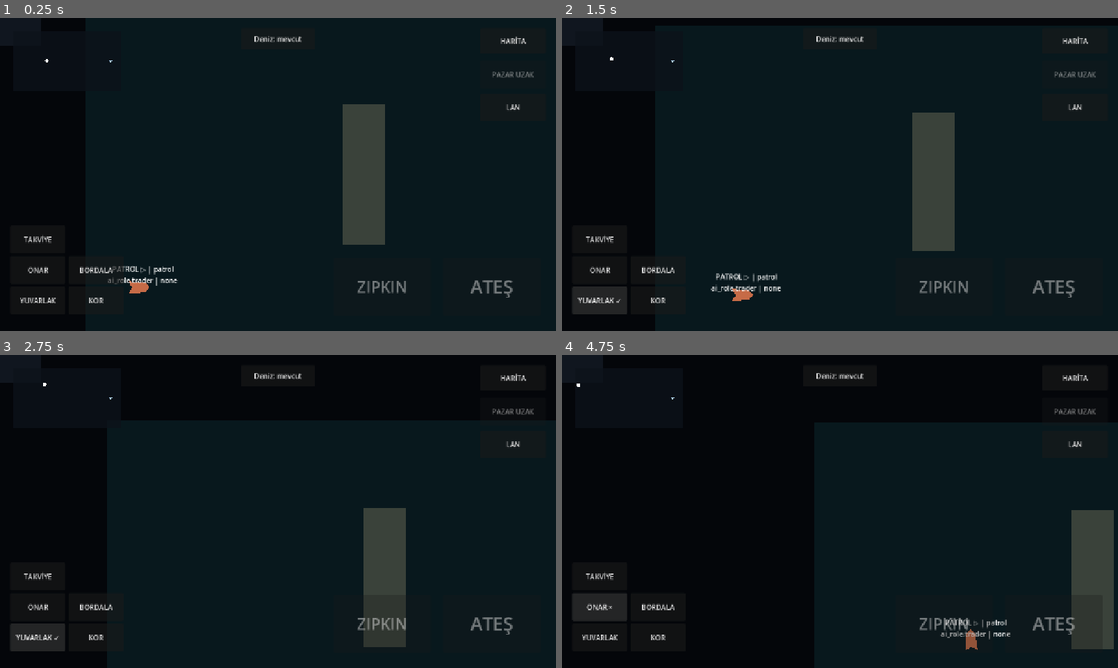
Above: before the commit, frames 1-4 (two rows, left to right).
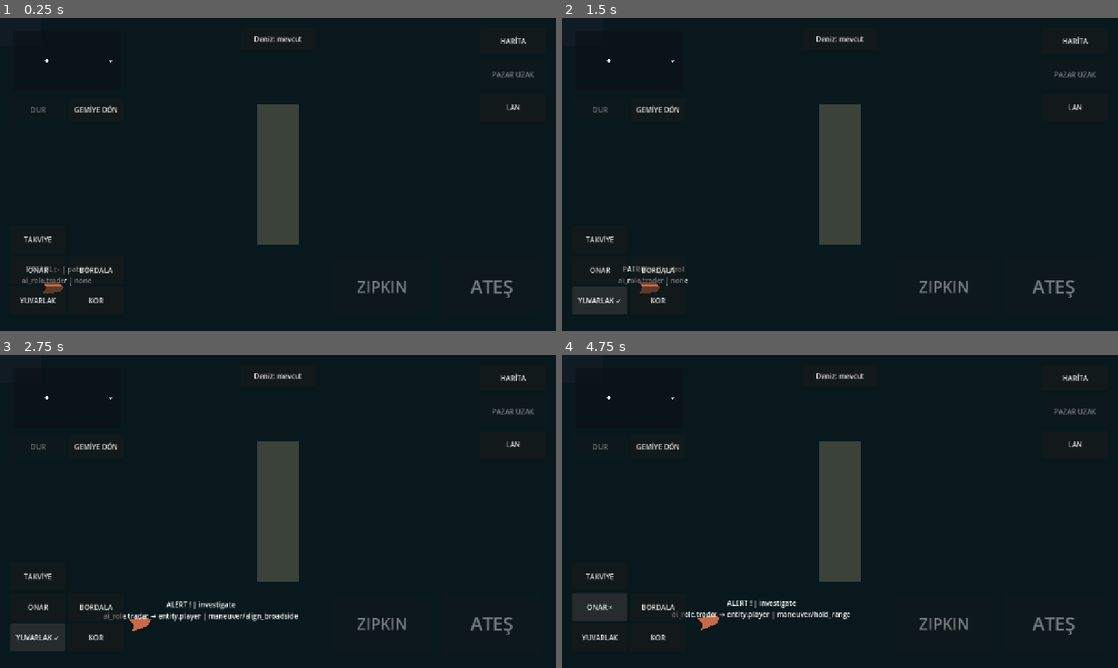
Above: after the commit, the same moments.

Repository: TheOsmanYILDIRIM/SeaCraft
Game: Godot game, scene res://src/presentation/bootstrap.tscn
The game is run twice, just before and just after one commit, with the same random seed, the same clock (stepped at 60 frames per second) and the same inputs.
Inputs (mouse positions are in pixels of both pictures, inside the frame that each line leads up to):
- Up to frame 1 (0.25 s): no input
- Up to frame 2 (1.5 s): click (656, 108) at 0.5 s, where only the run after the commit has a clickable "GEMİYE DÖN"; click "YUVARLAK" at 1.25 s
- Up to frame 3 (2.75 s): click "YUVARLAK ✓" at 2 s
- Up to frame 4 (4.75 s): click "KOR" at 2.75 s; click "KOR ✓" at 3.5 s; click "ONAR" at 4.25 s

The runs differ from the first frame. In frame 1, 7.6% of the frame differs, in the area x 4-70%, y 27-88%; in frame 2, 7.6%; in frame 3, 7.5%; in frame 4, 7.9%, in the area x 2-100%, y 9-95%.

Commit message:
PLAY-01: prioritize playable surface loop; correct rendered camera hit testing and mobile helm controls

Diff:
--- a/src/presentation/bootstrap.gd
+++ b/src/presentation/bootstrap.gd
@@ -61,6 +61,9 @@
 var _market_anchor: SectorAnchor
 var _mode_button: Button
 var _surface_sprite: Sprite2D
+var _helm_stop: CombatFireButton
+var _helm_center: CombatFireButton
+var _destination_marker: Line2D
 var _lan_host: ProductionLanHost
 var _lan_remote_motor: ShipMotor
 var _lan_saved_state: Dictionary = {}
@@ -170,6 +173,7 @@
 	_setup_visual_pilot()
 	_setup_lan_ui()
 	_setup_mode_ui()
+	_setup_helm_ui()
 	_refresh_mode_presentation()
 	ANDROID_TRACE.record("bootstrap", "world ready")
 	($InputController as GameplayInputController).ui_hit_test = _ui_captures_touch
@@ -237,6 +241,7 @@
 	_refresh_market_access()
 	_refresh_mode_button()
 	_advance_lan_route()
+	_refresh_helm()
 	if _map_overlay != null:
 		_map_overlay.set_player_world_position(position_now)
 	if _npc_motor != null and _combat != null and _combat.is_alive(PRACTICE_TARGET):
@@ -296,6 +301,7 @@
 		_diag_physics_left = 12
 	if accepted:
 		_save_service.mark_dirty()
+		_refresh_helm()
 
 
 func _setup_combat(sector: SectorRuntime) -> void:
@@ -762,6 +768,7 @@
 
 func _process(_delta: float) -> void:
 	_refresh_lan_ui()
+	_refresh_helm()
 	if _save_service.is_dirty() and Time.get_ticks_msec() - _last_attempt_ms >= CHECKPOINT_INTERVAL_MS:
 		_flush_checkpoint()
 
@@ -836,6 +843,8 @@
 	_build_sector_geometry(_world.active())
 	_sync_sector_local_presentation()
 	_refresh_mode_presentation()
+	($GameplayCamera as GameplayCamera).recenter()
+	_refresh_helm()
 	if _map_overlay != null:
 		_map_overlay.configure_minimap(_world.active().presentation_snapshot(), _ship_motor.global_position)
 	_save_service.mark_dirty()
@@ -1263,6 +1272,64 @@
 	get_tree().change_scene_to_file("res://src/presentation/lan_guest.tscn")
 
 
+func _setup_helm_ui() -> void:
+	var camera := $GameplayCamera as GameplayCamera
+	camera.set_follow_target(_ship_motor)
+	camera.set_world_limits(active_sector().bounds)
+	camera.recenter()
+	_destination_marker = Line2D.new()
+	_destination_marker.name = "Play01Destination"
+	_destination_marker.width = 2.5
+	_destination_marker.default_color = Color(0.35, 0.9, 0.85, 0.9)
+	for index in range(33):
+		_destination_marker.add_point(Vector2.from_angle(TAU * float(index) / 32.0) * 18.0)
+	add_child(_destination_marker)
+	_helm_stop = _helm_button("Play01Stop", "DUR", func() -> void:
+		_on_gameplay_command(GameplayCommand.cancel())
+	)
+	_helm_center = _helm_button("Play01Center", "GEMİYE DÖN", camera.recenter)
+	get_viewport().size_changed.connect(_layout_helm)
+	_layout_helm()
+	_refresh_helm()
+
+
+func _helm_button(node_name: String, label: String, action: Callable) -> CombatFireButton:
+	var button := CombatFireButton.new()
+	button.name = node_name
+	button.text = label
+	button.size = Vector2(126, 54)
+	button.focus_mode = Control.FOCUS_NONE
+	button.mouse_filter = Control.MOUSE_FILTER_STOP
+	button.touch_captured.connect(($InputController as GameplayInputController).reset_touch)
+	button.pressed.connect(action)
+	$UI.add_child(button)
+	return button
+
+
+func _layout_helm() -> void:
+	var safe := get_viewport_rect()
+	if OS.has_feature("android"):
+		var window := Rect2i(DisplayServer.window_get_position(), DisplayServer.window_get_size())
+		var pixels := window.intersection(DisplayServer.get_display_safe_area())
+		if pixels.has_area():
+			pixels.position -= window.position
+			safe = safe.intersection(SafeAreaMath.display_safe_area_to_logical(Rect2(pixels), Vector2(1280, 720), Vector2(window.size)))
+	_helm_stop.position = safe.position + Vector2(24, 184)
+	_helm_center.position = _helm_stop.position + Vector2(134, 0)
+
+
+func _refresh_helm() -> void:
+	if not is_instance_valid(_helm_stop):
+		return
+	var modal := _world_map_open or _market_open or (_lan_menu != null and _lan_menu.visible)
+	_helm_stop.visible = not modal
+	_helm_center.visible = not modal
+	_helm_stop.disabled = not _ship_motor.has_target() and _ship_motor.velocity.length() <= 0.5
+	_destination_marker.visible = _ship_motor.has_target() and not modal
+	if _destination_marker.visible:
+		_destination_marker.global_position = _ship_motor.target_world_position()
+
+
 func _setup_mode_ui() -> void:
 	_mode_button = Button.new()
 	_mode_button.name = "Prg06ModeButton"
@@ -1495,6 +1562,7 @@
 func _build_sector_geometry(sector: SectorRuntime) -> void:
 	if _sector_geometry != null:
 		_sector_geometry.queue_free()
+	($GameplayCamera as GameplayCamera).set_world_limits(sector.bounds)
 	var geometry := Node2D.new()
 	geometry.name = "ActiveSectorGeometry"
 	geometry.z_index = -1
--- a/src/presentation/camera/gameplay_camera.gd
+++ b/src/presentation/camera/gameplay_camera.gd
@@ -42,14 +42,17 @@
 
 
 func pan_world_delta(world_delta: Vector2) -> void:
-	_state.position = global_position
+	_state.position = get_screen_center_position()
 	_state.pan_world_delta(world_delta)
 	global_position = _state.position
+	reset_smoothing()
+	force_update_scroll()
 
 
 func zoom_by(factor: float) -> void:
 	_state.zoom_value = zoom.x
 	zoom = Vector2.ONE * _state.zoom_by(factor)
+	force_update_scroll()
 
 
 func recenter() -> void:
@@ -57,6 +60,8 @@
 		_state.set_follow_target_position(_follow_target.global_position)
 	_state.recenter()
 	global_position = _state.position
+	reset_smoothing()
+	force_update_scroll()
 
 
 func set_follow_target(target: Node2D) -> void:
@@ -74,29 +79,18 @@
 	global_position = _state.position
 
 
+# Use the actual rendered canvas, not the camera's unsmoothed node position.
+# Limits, smoothing and viewport resize can make those two centers differ.
 func screen_to_world_position(screen_position: Vector2) -> Vector2:
-	return CAMERA_MATH.screen_to_world(
-		screen_position,
-		global_position,
-		zoom,
-		get_viewport_rect().size
-	)
+	return get_canvas_transform().affine_inverse() * screen_position
 
 
 func world_to_screen_position(world_position: Vector2) -> Vector2:
-	return CAMERA_MATH.world_to_screen(
-		world_position,
-		global_position,
-		zoom,
-		get_viewport_rect().size
-	)
+	return get_canvas_transform() * world_position
 
 
 func screen_delta_to_world_delta(screen_delta: Vector2) -> Vector2:
-	return screen_delta / Vector2(
-		max(abs(zoom.x), CAMERA_MATH.MIN_ZOOM_COMPONENT),
-		max(abs(zoom.y), CAMERA_MATH.MIN_ZOOM_COMPONENT)
-	)
+	return get_canvas_transform().affine_inverse().basis_xform(screen_delta)
 
 
 func is_follow_mode() -> bool:
--- a/tests/unit/test_fnd03_input_camera.gd
+++ b/tests/unit/test_fnd03_input_camera.gd
@@ -380,3 +380,69 @@
 	controller._process_android_mouse_fallback(release)
 	assert_eq(commands.size(), 1)
 	assert_eq(commands[0]["type"], COMMANDS.CAMERA_PAN)
+
+
+func test_play01_rendered_canvas_hit_test_with_camera_limits_and_smoothing() -> void:
+	var viewport := SubViewport.new()
+	viewport.size = Vector2i(640, 360)
+	add_child_autofree(viewport)
+	var root := Node2D.new()
+	viewport.add_child(root)
+	var camera := GameplayCamera.new()
+	root.add_child(camera)
+	camera.make_current()
+	camera.set_world_limits(Rect2(-640, -360, 1280, 720))
+	camera.global_position = Vector2(630, 320)
+	camera.reset_smoothing()
+	camera.force_update_scroll()
+	var marker := Node2D.new()
+	marker.position = Vector2(390, 180)
+	root.add_child(marker)
+	await get_tree().process_frame
+	var rendered := marker.get_global_transform_with_canvas().origin
+	assert_lt(camera.screen_to_world_position(rendered).distance_to(marker.global_position), 0.01)
+	assert_lt(camera.world_to_screen_position(marker.global_position).distance_to(rendered), 0.01)
+	camera.global_position = Vector2(-400, -180)
+	camera.force_update_scroll()
+	rendered = marker.get_global_transform_with_canvas().origin
+	assert_lt(camera.screen_to_world_position(rendered).distance_to(marker.global_position), 0.01)
+	camera.zoom_by(1.5)
+	rendered = marker.get_global_transform_with_canvas().origin
+	assert_lt(camera.screen_to_world_position(rendered).distance_to(marker.global_position), 0.01)
+	camera.set_follow_target(marker)
+	camera.recenter()
+	assert_true(camera.is_follow_mode())
+	assert_lt(camera.screen_to_world_position(marker.get_global_transform_with_canvas().origin).distance_to(marker.global_position), 0.01)
+	print("PLAY01_RENDERED_CANVAS_OK")
+
+
+func test_play01_packed_helm_controls_and_destination() -> void:
+	var scene := preload("res://src/presentation/bootstrap.tscn").instantiate()
+	scene.set("_save_service", SaveService.new("user://play01-helm-%d-%d" % [OS.get_process_id(), Time.get_ticks_usec()]))
+	add_child_autofree(scene)
+	scene.set_process(false)
+	scene.set_physics_process(false)
+	var motor := scene.get_node("ShipMotor") as ShipMotor
+	motor.set_physics_process(false)
+	var camera := scene.get_node("GameplayCamera") as GameplayCamera
+	var stop := scene.get_node("UI/Play01Stop") as Button
+	var center := scene.get_node("UI/Play01Center") as Button
+	var marker := scene.get_node("Play01Destination") as Line2D
+	assert_false(marker.visible)
+	assert_true(stop.disabled)
+	camera.pan_world_delta(Vector2(100, 0))
+	assert_false(camera.is_follow_mode())
+	center.pressed.emit()
+	assert_true(camera.is_follow_mode())
+	var target := motor.global_position + Vector2(100, 0)
+	scene._on_gameplay_command(COMMANDS.move_to_world_position(target))
+	assert_true(motor.has_target())
+	assert_true(marker.visible)
+	assert_eq(marker.global_position, target)
+	assert_false(stop.disabled)
+	assert_true(scene._ui_captures_touch(stop.get_global_rect().get_center()))
+	stop.pressed.emit()
+	assert_false(motor.has_target())
+	assert_false(marker.visible)
+	assert_true(stop.disabled)
+	print("PLAY01_PACKED_HELM_OK")
Not shown, changed: AKTIF_GOREV.md
Not shown, changed: GELISTIRME_GOREV_PLANI.md
Not shown, changed: SESSION_HANDOFF.md
